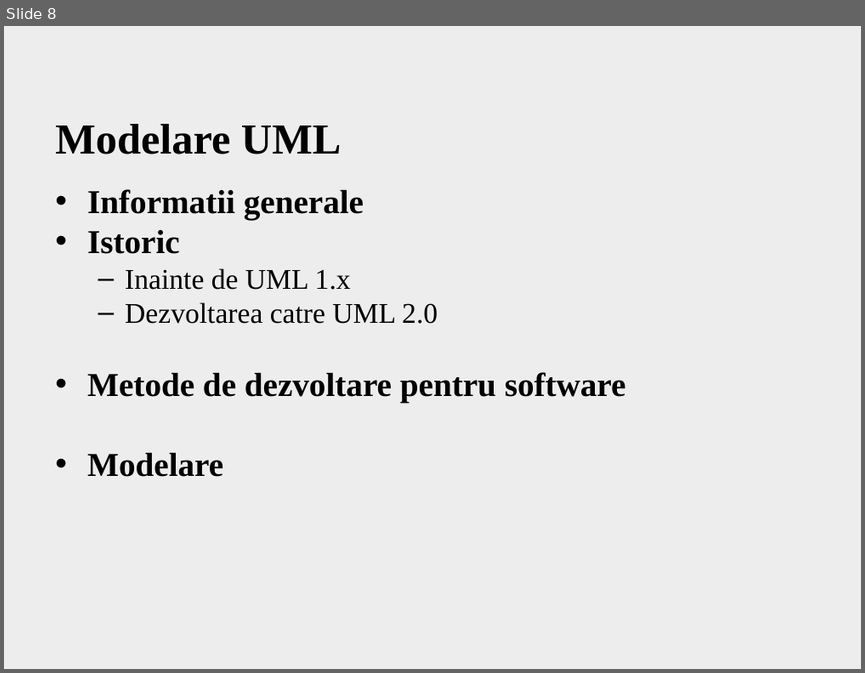
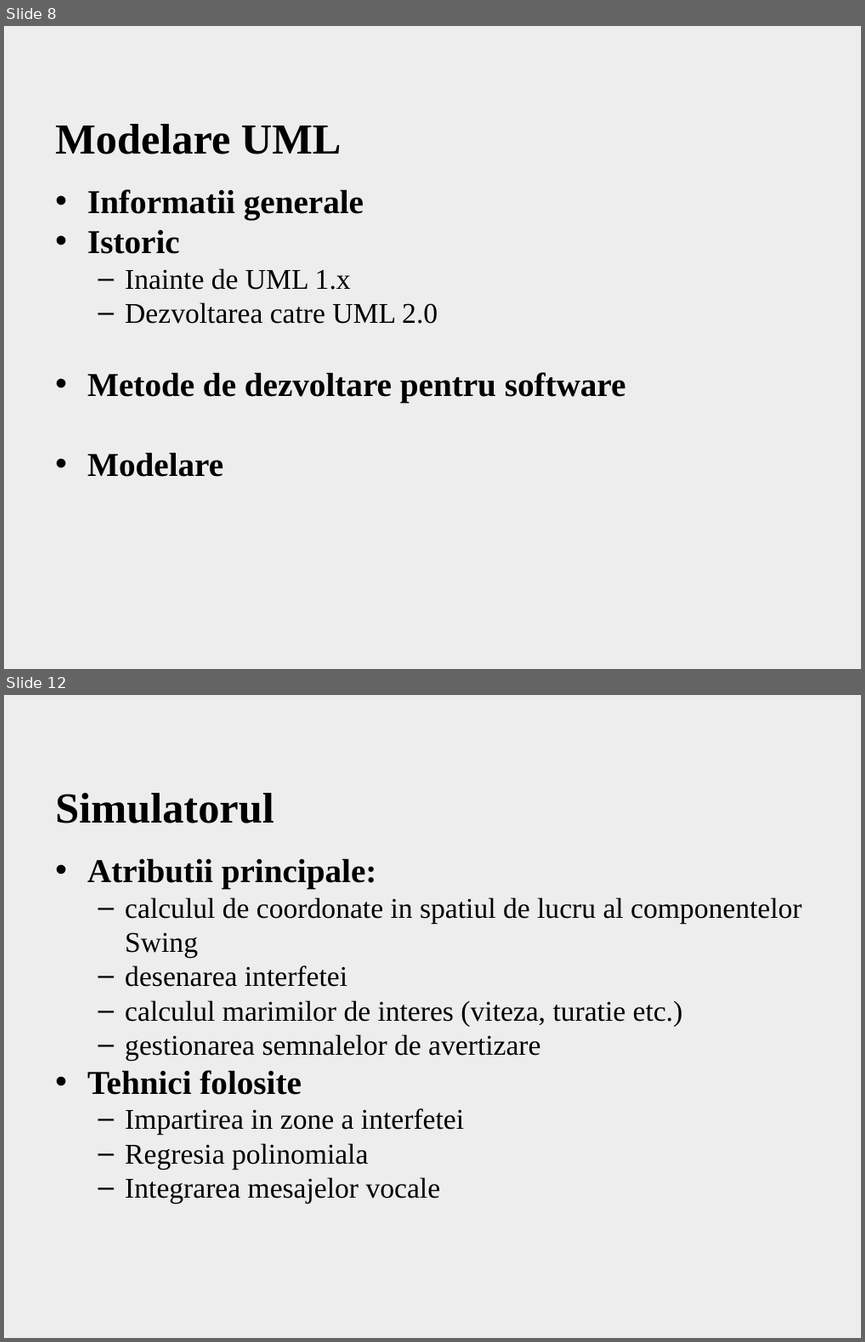
Before and after one commit to A1ex/Speedometer, a slide deck: Office documents/Prezentare Scurta.pptx. Shown one above the other, each under a label of ours: slide 8 before the commit, slides 8 and 12 after it; the slides between them are not shown. The pictures are 865x673 and 865x1342 pixels, drawn with LibreOffice and Linux fonts; fonts in the diff are those of the drawing; background and template pictures are left out. Boxes give left, top, right and bottom in pixels: in the first picture for what was removed or moved away, otherwise in the second. Text is boxed around its words. In the diff, an @@ line names an element or a change of style, - is before the commit and + after.

```diff
--- a/Office documents/Prezentare Scurta.pptx
+++ b/Office documents/Prezentare Scurta.pptx
@@ slide 12 added at [4, 695, 861, 1338], background picture (left out) @@
@@ title added at [55, 793, 273, 823], 36 pt, text #000000, bold @@
+Simulatorul
@@ text added at [87, 858, 801, 1202], 24 pt, text #000000 @@
+• Atributii principale:
+  – calculul de coordonate in spatiul de lucru al componentelor Swing
+  – desenarea interfetei
+  – calculul marimilor de interes (viteza, turatie etc.)
+  – gestionarea semnalelor de avertizare
+• Tehnici folosite
+  – Impartirea in zone a interfetei
+  – Regresia polinomiala
+  – Integrarea mesajelor vocale
```
Also in this commit, not shown: 9 slides changed, 3 other slides added, 5 slides removed, 2 other files.
